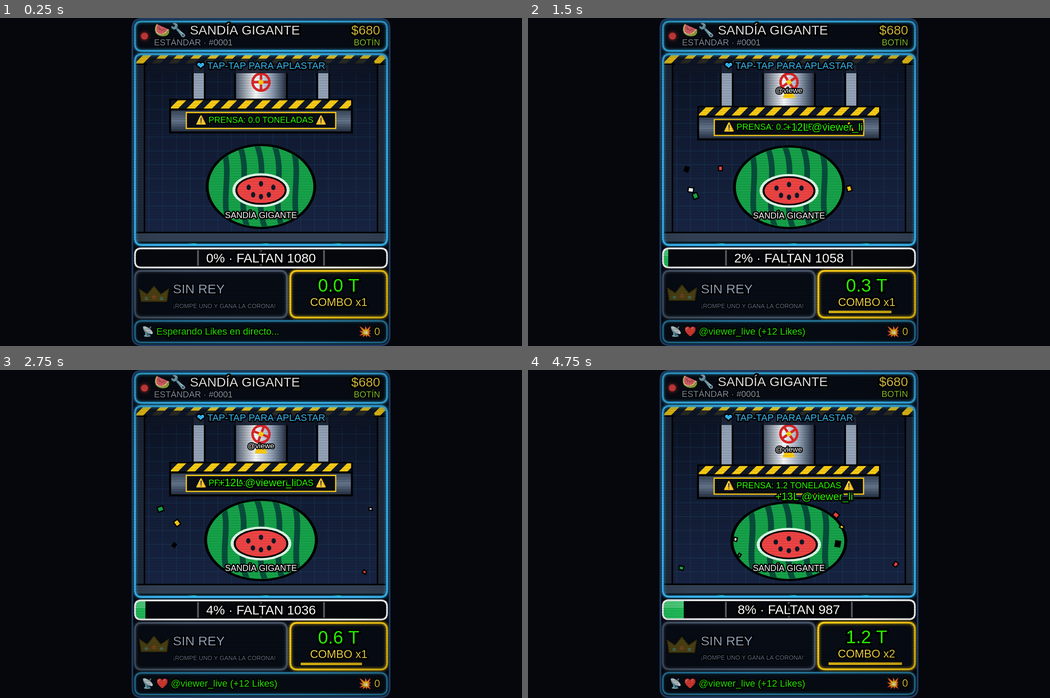
Above: before the commit, frames 1-4 (two rows, left to right).
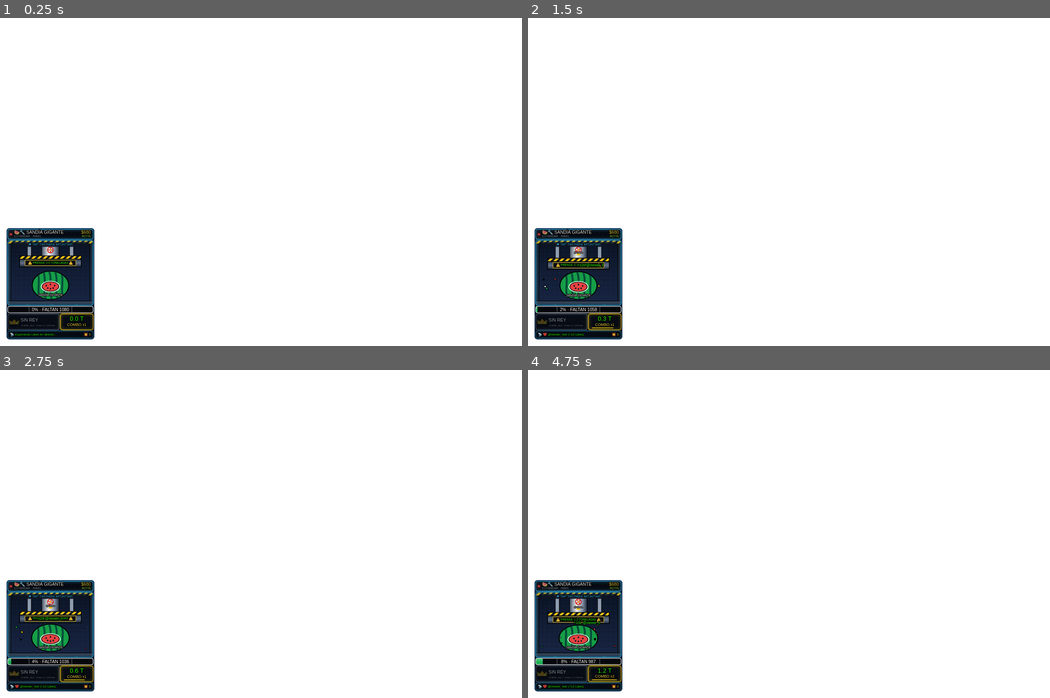
Above: after the commit, the same moments.

Repository: Muyi244/Juego-para-tiktok
Game: browser game, page index.html
The game is run twice, just before and just after one commit, with the same random seed, the same clock (stepped at 60 frames per second) and the same inputs.
Inputs (mouse positions are in pixels of both pictures, inside the frame that each line leads up to; where the layout moved, square brackets give the same spot in the first picture):
- Up to frame 1 (0.25 s): no input
- Up to frame 2 (1.5 s): click (580, 283) [789, 182] at 0.27 s; click (580, 293) [789, 214] at 1.07 s
- Up to frame 3 (2.75 s): click (31, 625) [156, 501] at 1.67 s; click (67, 619) [365, 484] at 2.27 s
- Up to frame 4 (4.75 s): click (590, 658) [867, 599] at 2.87 s; click (554, 661) [658, 616] at 3.47 s; click (580, 612) [789, 468] at 4.07 s; click (606, 642) [945, 550] at 4.67 s

The runs differ from the first frame. In frame 1, 98% of the frame differs, in the area x 0-100%, y 0-100%; in frame 2, 98%; in frame 3, 98%; in frame 4, 98%.

Commit message:
Add files via upload

Diff:
--- a/index.html
+++ b/index.html
@@ -6,7 +6,7 @@
     <title>HYDRAULIC_PRESS_MINI.EXE — OVERLAY LIMPIO TIKTOK LIVE</title>
     <style>
         * { box-sizing: border-box; margin: 0; padding: 0; user-select: none; -webkit-user-select: none; }
-        html, body { width: 100%; height: 100%; overflow: hidden; background: #05070d; }
+        html, body { width: 100%; height: 100%; overflow: hidden; background: transparent; }
         body.chroma-body { background: #00ff00 !important; }
         #pressCanvas { display: block; width: 100vw; height: 100vh; cursor: pointer; }
 
@@ -301,9 +301,17 @@
         const WORLD_TOP = 86;              // y del mundo que queda arriba de la arena
         const ARENA = { x: 4, y: 42, w: 292, h: 221 };
         const FONT = 'Impact, "Arial Black", "Haettenschweiler", sans-serif';
-        // Modos por URL:  (nada) = fondo oscuro | ?transparent = fondo transparente | ?chroma = fondo verde
+        // ===== POSICIÓN Y TAMAÑO (por URL) =====
+        //  (nada)        -> chiquito, abajo a la izquierda, fondo transparente
+        //  ?pos=br|tl|tr -> otra esquina (br = abajo derecha, tl = arriba izq., tr = arriba der.)
+        //  ?size=36      -> ancho en % de la pantalla (36 por defecto)
+        //  ?pos=full     -> ocupa toda la pantalla (modo anterior, fondo oscuro)
+        //  ?chroma       -> fondo verde para recortar
         const QP = new URLSearchParams(location.search);
-        const TRANSPARENT = QP.has('transparent');
+        const POS = (QP.get('pos') || 'bl').toLowerCase();
+        const CORNER = ['bl', 'br', 'tl', 'tr'].includes(POS);
+        const SIZE = Math.max(10, Math.min(100, parseFloat(QP.get('size')) || 36));
+        const TRANSPARENT = QP.has('transparent') || CORNER;
         if (TRANSPARENT) {
             document.documentElement.style.background = 'transparent';
             document.body.style.background = 'transparent';
@@ -311,8 +319,24 @@
         let view = { k: 1, ox: 0, oy: 0 };
         function resizeCanvas() {
             const dpr = Math.min(3, window.devicePixelRatio || 1);
-            const cw = Math.max(1, Math.round(window.innerWidth * dpr));
-            const ch = Math.max(1, Math.round(window.innerHeight * dpr));
+            let cssW = window.innerWidth, cssH = window.innerHeight;
+            if (CORNER) {
+                const vw = window.innerWidth, vh = window.innerHeight;
+                // Ancho = SIZE% de la pantalla, pero sin pasar del 34% del alto
+                cssW = Math.min(vw * SIZE / 100, vh * 0.34 * LW / LH);
+                cssH = cssW * LH / LW;
+                const m = Math.round(Math.min(vw, vh) * 0.02);
+                const st = canvas.style;
+                st.position = 'fixed';
+                st.width = cssW + 'px';
+                st.height = cssH + 'px';
+                st.top = POS[0] === 't' ? m + 'px' : 'auto';
+                st.bottom = POS[0] === 'b' ? m + 'px' : 'auto';
+                st.left = POS[1] === 'l' ? m + 'px' : 'auto';
+                st.right = POS[1] === 'r' ? m + 'px' : 'auto';
+            }
+            const cw = Math.max(1, Math.round(cssW * dpr));
+            const ch = Math.max(1, Math.round(cssH * dpr));
             if (canvas.width !== cw || canvas.height !== ch) { canvas.width = cw; canvas.height = ch; }
             const k = Math.min(cw / LW, ch / LH);
             view = { k, ox: (cw - LW * k) / 2, oy: (ch - LH * k) / 2 };
@@ -4690,6 +4714,9 @@
 
         // Conexión automática a TikFinity cada 2.5 segundos
         let ws = null;
+        // TikTok junta los tap-tap rápidos en pocos eventos (y cada evento trae como máximo ~15 likes).
+        // El total de likes de la sala SÍ viene completo, así que lo usamos para recuperar los likes "perdidos".
+        let lastTotalLikes = null;
         const TF_PORT = new URLSearchParams(location.search).get('port') || '21213';
         const TF_HOSTS = ['127.0.0.1', 'localhost'];
         let tfHostIdx = 0;
@@ -4705,14 +4732,28 @@
                 ws = new WebSocket(`ws://${host}:${TF_PORT}/`);
                 ws.onopen = () => {
                     game.wsConnected = true;
+                    lastTotalLikes = null;
                     game.lastEventText = 'Conectado a TikFinity en vivo';
                 };
                 ws.onmessage = (ev) => {
                     try {
                         const msg = JSON.parse(ev.data);
                         if (msg.event === 'like' && msg.data) {
-                            const count = parseInt(msg.data.likeCount, 10) || 1;
-                            const u = tfUser(msg.data, 'viewer');
+                            const d = msg.data;
+                            const batch = Math.max(1, parseInt(d.likeCount, 10) || 1);
+                            const total = Number(d.totalLikeCount ?? d.totalLikes);
+                            let count = batch;
+                            if (Number.isFinite(total) && total > 0) {
+                                if (lastTotalLikes !== null && total > lastTotalLikes) {
+                                    const delta = total - lastTotalLikes;
+                                    // Si el total subió más que este evento, TikTok resumió taps: los recuperamos
+                                    if (delta <= 2000) count = Math.max(batch, delta);
+                                }
+                                if (lastTotalLikes === null || total > lastTotalLikes || total < lastTotalLikes - 5000) {
+                                    lastTotalLikes = total;
+                                }
+                            }
+                            const u = tfUser(d, 'viewer');
                             addPressure(count, u, null);
                         } else if (msg.event === 'gift' && msg.data) {
                             if (msg.data.giftType === 1 && msg.data.repeatEnd === false) return;
